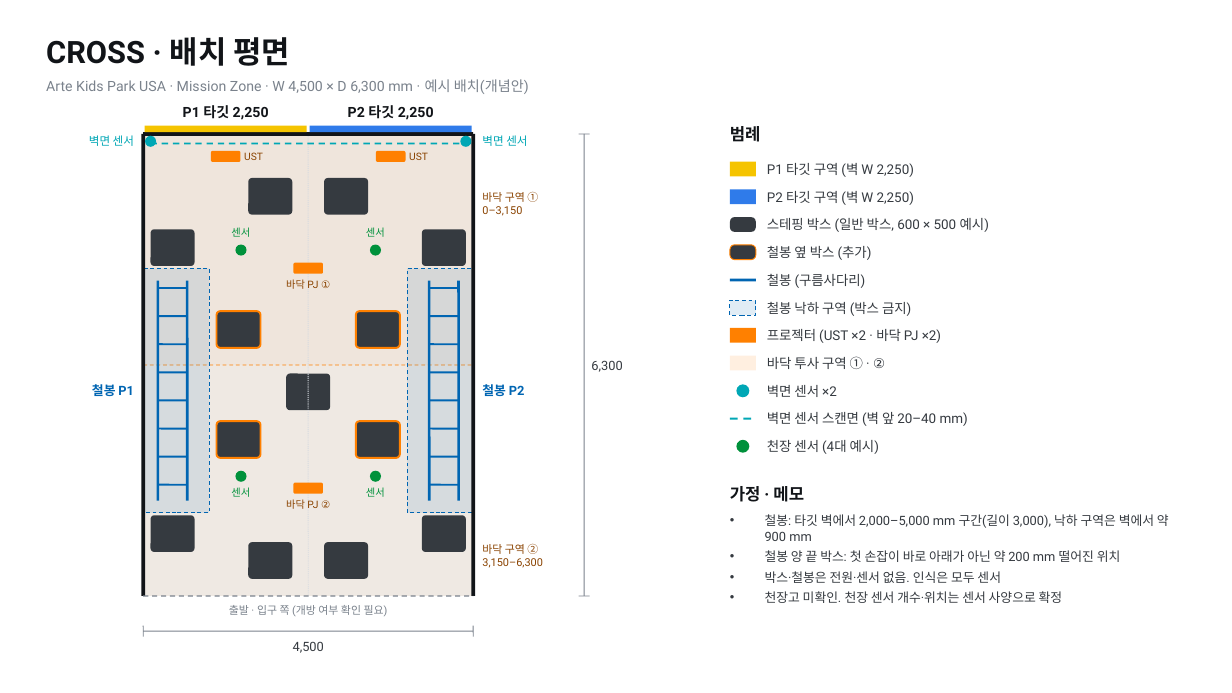
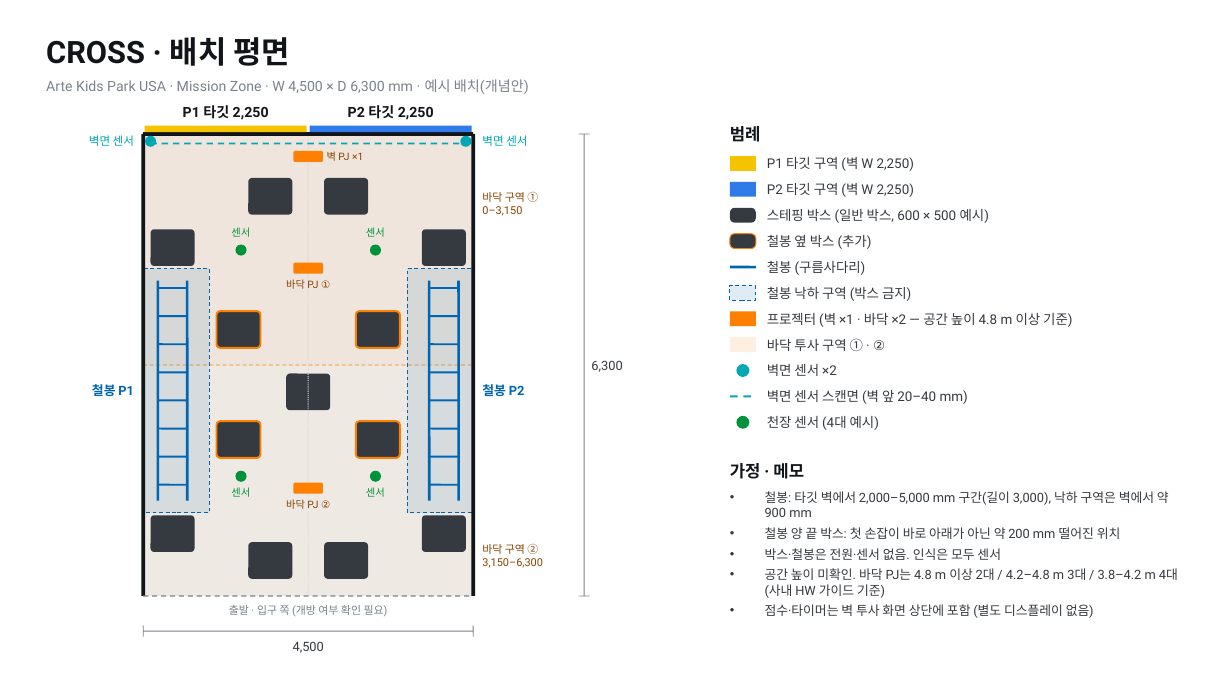
Before and after one commit to Crystalleeee/USA-AKP, a slide deck: slide 1 of mission-zone/CROSS_배치평면_단면.pptx. Drawn at 1232x693 pixels with LibreOffice and Linux fonts; fonts in the diff are those of the drawing. Boxes give left, top, right and bottom in pixels: in the first picture for what was removed or moved away, otherwise in the second. Text is boxed around its words. In the diff, an @@ line names an element or a change of style, - is before the commit and + after.

```diff
--- a/mission-zone/CROSS_배치평면_단면.pptx
+++ b/mission-zone/CROSS_배치평면_단면.pptx
@@ rounded rectangle moved from (x1=211, y1=151, x2=240, y2=162) to (x1=294, y1=151, x2=323, y2=162) @@
@@ text at (x1=327, y1=151, x2=363, y2=161): text changed @@
-UST
+벽 PJ ×1
@@ rounded rectangle removed at (x1=376, y1=151, x2=406, y2=162) @@
@@ text removed at (x1=409, y1=152, x2=428, y2=160) @@
-UST
@@ rectangle added at (x1=730, y1=156, x2=756, y2=171), fill #F5C400 @@
@@ text at (x1=767, y1=157, x2=914, y2=171): text changed @@
-P2 타깃 구역 (벽 W 2,250)
+P1 타깃 구역 (벽 W 2,250)
@@ rectangle moved from (x1=730, y1=162, x2=756, y2=177) to (x1=730, y1=182, x2=756, y2=197) @@
@@ rounded rectangle moved from (x1=730, y1=189, x2=756, y2=204) to (x1=730, y1=208, x2=756, y2=223) @@
@@ rectangle at (x1=730, y1=182, x2=756, y2=197): fill #F5C400 to #2F7BEA @@
@@ rounded rectangle at (x1=730, y1=208, x2=756, y2=223): rectangle to rounded rectangle; fill #2F7BEA to #353A40 @@
@@ text at (x1=767, y1=183, x2=914, y2=197): text changed @@
-P1 타깃 구역 (벽 W 2,250)
+P2 타깃 구역 (벽 W 2,250)
@@ text "스테핑 박스 (일반 박스, 600 ..." moved from (x1=767, y1=218, x2=989, y2=232) to (x1=767, y1=209, x2=989, y2=223) @@
@@ rounded rectangle moved from (x1=730, y1=217, x2=756, y2=232) to (x1=730, y1=234, x2=756, y2=249) @@
@@ rounded rectangle at (x1=730, y1=234, x2=756, y2=249): outline none to #FF8000 0.75 pt @@
@@ text "철봉 옆 박스 (추가)" moved from (x1=767, y1=246, x2=872, y2=260) to (x1=767, y1=235, x2=872, y2=249) @@
@@ 2 texts, 1 line moved together from (x1=730, y1=274, x2=911, y2=316) to (x1=730, y1=261, x2=911, y2=301) @@
@@ rounded rectangle removed at (x1=730, y1=245, x2=756, y2=260) @@
@@ rectangle moved from (x1=730, y1=356, x2=756, y2=371) to (x1=730, y1=286, x2=756, y2=300) @@
@@ rectangle at (x1=730, y1=286, x2=756, y2=300): fill #FF8000 at 12% opacity to #0065B2 at 12% opacity; outline none to #0065B2 0.75 pt dashed @@
@@ rectangle moved from (x1=730, y1=300, x2=756, y2=315) to (x1=730, y1=311, x2=756, y2=326) @@
@@ rectangle at (x1=730, y1=311, x2=756, y2=326): fill #0065B2 at 12% opacity to #FF8000; outline #0065B2 0.75 pt dashed to none @@
@@ text at (x1=767, y1=313, x2=1072, y2=327): text changed @@
-프로젝터 (UST ×2 · 바닥 PJ ×2)
+프로젝터 (벽 ×1 · 바닥 ×2 — 공간 높이 4.8 m 이상 기준)
@@ rectangle moved from (x1=730, y1=328, x2=756, y2=343) to (x1=730, y1=337, x2=756, y2=352) @@
@@ rectangle at (x1=730, y1=337, x2=756, y2=352): fill #FF8000 to #FF8000 at 12% opacity @@
@@ text "바닥 투사 구역 ① · ..." moved from (x1=767, y1=356, x2=885, y2=369) to (x1=767, y1=338, x2=885, y2=351) @@
@@ ellipse moved from (x1=737, y1=384, x2=750, y2=397) to (x1=737, y1=364, x2=750, y2=377) @@
@@ text at (x1=767, y1=364, x2=837, y2=376): text changed @@
-벽면 센서 스캔면 (벽 앞 20–40 mm)
+벽면 센서 ×2
@@ 2 texts, 1 line, 1 ellipse moved together from (x1=730, y1=419, x2=879, y2=502) to (x1=730, y1=396, x2=879, y2=479) @@
@@ text at (x1=767, y1=390, x2=968, y2=404): text changed @@
-벽면 센서 ×2
+벽면 센서 스캔면 (벽 앞 20–40 mm)
@@ text "철봉: 타깃 벽에서 2,000–5,000 mm ..." moved from (x1=765, y1=514, x2=1169, y2=603) to (x1=765, y1=491, x2=1178, y2=618) @@
@@ text at (x1=765, y1=568, x2=1178, y2=618): text changed @@
-• 천장고 미확인. 천장 센서 개수·위치는 센서 사양으로 확정
+• 공간 높이 미확인. 바닥 PJ는 4.8 m 이상 2대 / 4.2–4.8 m 3대 / 3.8–4.2 m 4대 (사내 HW 가이드 기준)
+• 점수·타이머는 벽 투사 화면 상단에 포함 (별도 디스플레이 없음)
```
Also in this commit, not shown: 1 other slide changed, 1 other file.
